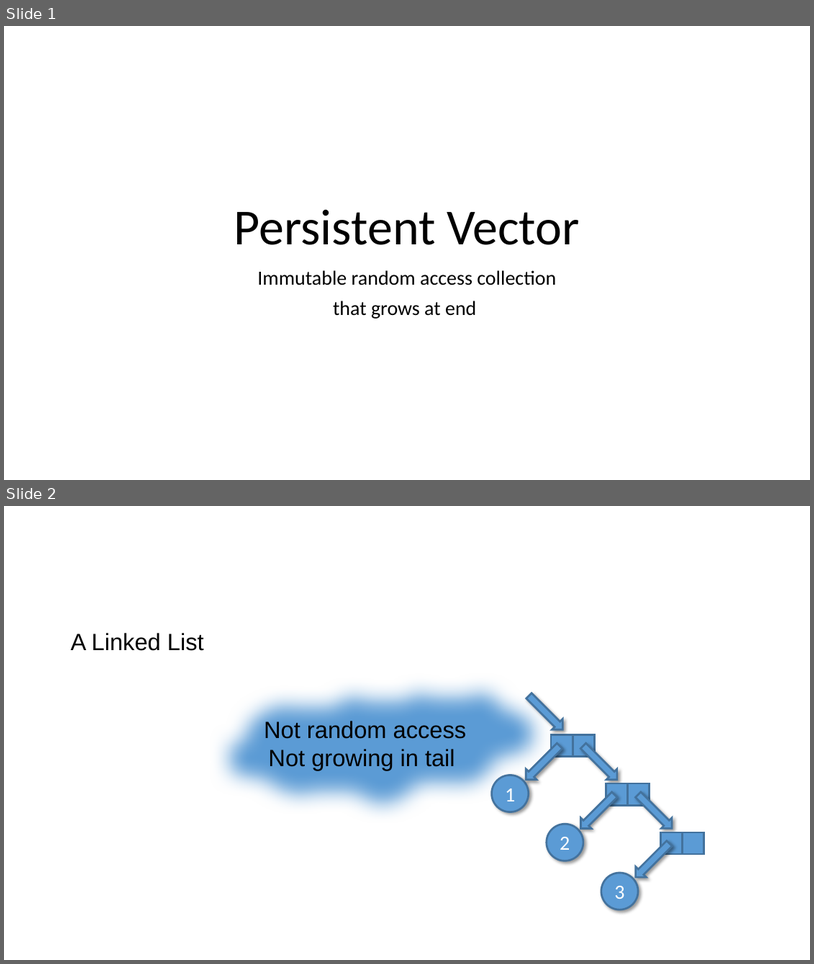
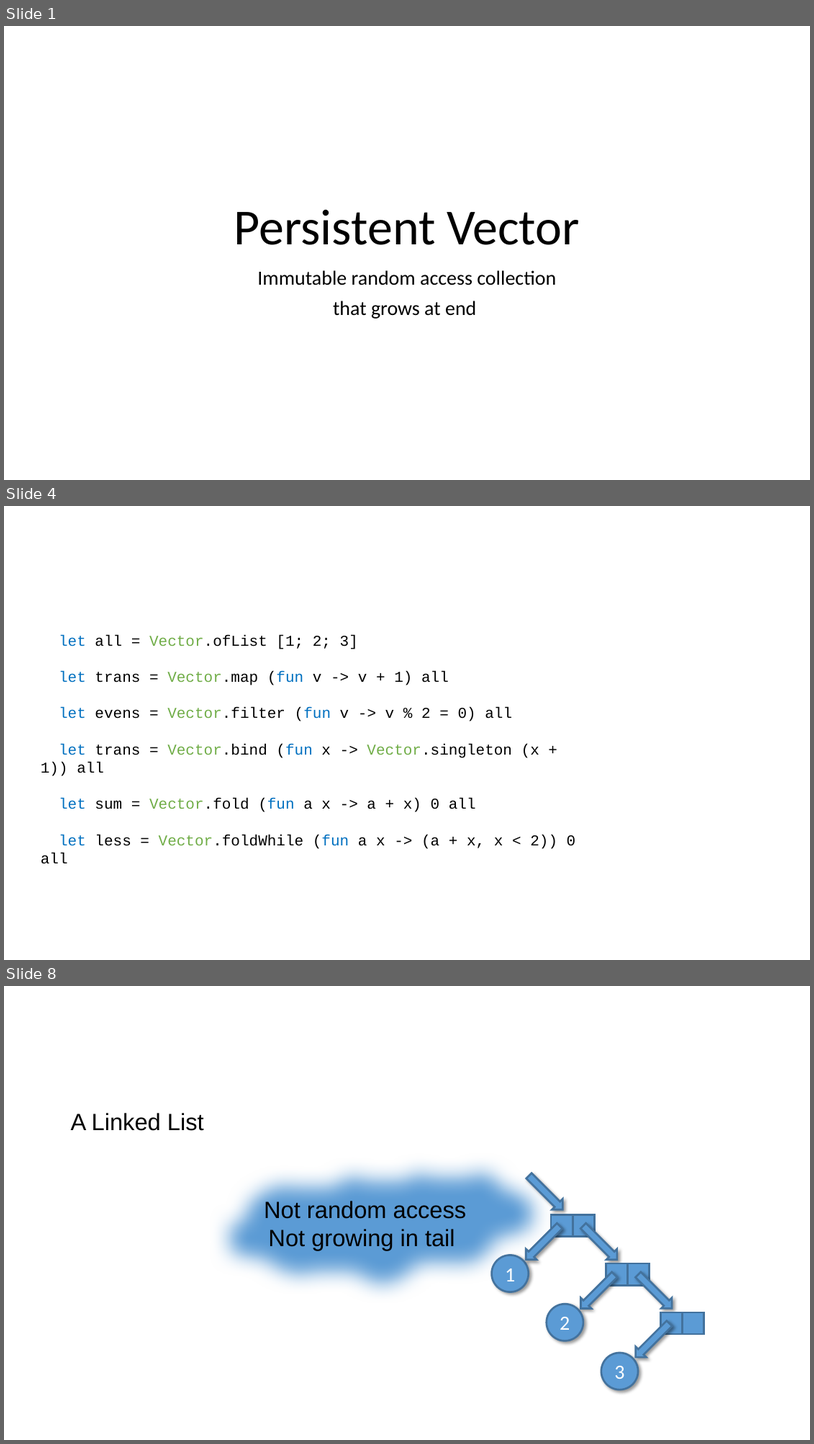
Before and after one commit to stefanvstein/fsgrit, a slide deck: vector.pptx. Shown one above the other, each under a label of ours: slides 1 and 2 before the commit, slides 1, 4 and 8 after it; the slides between them are not shown. The pictures are 814x964 and 814x1444 pixels, drawn with LibreOffice and Linux fonts; fonts in the diff are those of the drawing. Boxes give left, top, right and bottom in pixels: in the first picture for what was removed or moved away, otherwise in the second. Text is boxed around its words. In the diff, an @@ line names an element or a change of style, - is before the commit and + after.

```diff
--- a/vector.pptx
+++ b/vector.pptx
@@ slide 4 added at [4,506,810,960], background #FFFFFF @@
@@ text added at [41,635,576,864], 18 pt, text #000000 @@
+let all = Vector.ofList [1; 2; 3]
+let trans = Vector.map (fun v -> v + 1) all
+let evens = Vector.filter (fun v -> v % 2 = 0) all
+let trans = Vector.bind (fun x -> Vector.singleton (x + 1)) all
+let sum = Vector.fold (fun a x -> a + x) 0 all
+let less = Vector.foldWhile (fun a x -> (a + x, x < 2)) 0 all
@@ what was slide 2 is now slide 8 @@
```
Also in this commit, not shown: 5 other slides added, 2 other files.
